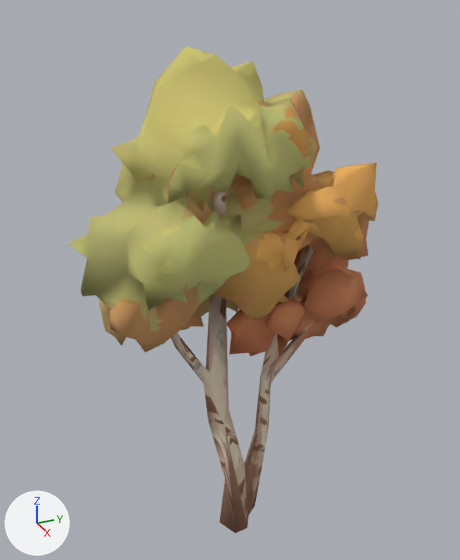
The glTF model assets/environment/vegetation/birch_b_lo.glb, before and after one commit.
The view is the same before and after, from a 50 mm lens placed at (9.21, -4.1, 9.75), pointed at (-0.13, 0.1, 5.08). The axes (+X, +Y, +Z) are drawn at lower left. The lights are the same throughout. The picture after the commit comes second. Vertices at exactly the same position are counted once.

In view in the first picture: 'birch_b'.
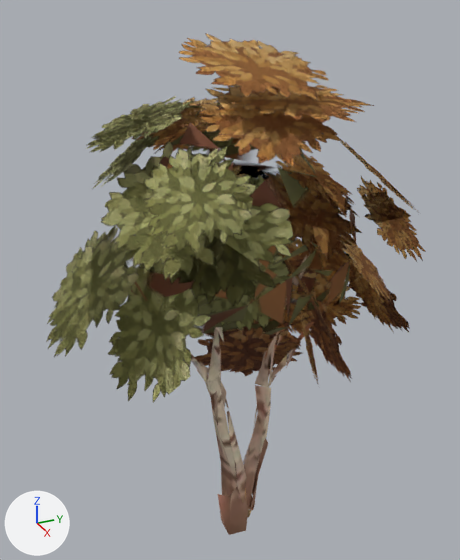
The edits, one by one:
Picture 'birch_b_lo_atlas' (img_birch_b_lo_atlas) is new.
Material 'env_birch_b_lo' (mat_env_birch_b_lo) is new.
Its texture is img_birch_b_lo_atlas (with its transparency).
Its roughness is 1.0.
me_tripo_mesh_52ebd997_4e1b_4661_9e33_fcf7bb70b682 is used by ob_birch_b; location (0.0, 0.0, 0.0).
me_tripo_mesh_52ebd997_4e1b_4661_9e33_fcf7bb70b682 had 584 vertices, 1200 faces and spanned x -1.21..1.25, y -2.7..2.62, z 0.02..9.03.
me_tripo_mesh_52ebd997_4e1b_4661_9e33_fcf7bb70b682 no longer uses material mat_env_birch_b (picture img_birch_b).
me_tripo_mesh_52ebd997_4e1b_4661_9e33_fcf7bb70b682 now has 466 vertices, 490 faces and spans x -2.78..2.73, y -3.55..3.23, z 0.01..9.26.
me_tripo_mesh_52ebd997_4e1b_4661_9e33_fcf7bb70b682 part 1: the loose piece of 573 vertices spanning x -1.21..1.25, y -2.7..2.62, z 0.02..9.03 is rebuilt with 72 vertices and now spans x -1.78..1.56, y -1.96..2.17, z 4.11..8.27, in mat_env_birch_b_lo (picture img_birch_b_lo_atlas).
me_tripo_mesh_52ebd997_4e1b_4661_9e33_fcf7bb70b682 part 2: the loose piece of 11 vertices spanning x 0.61..0.84, y 0.4..1.11, z 3.86..4.95 is deleted.
me_tripo_mesh_52ebd997_4e1b_4661_9e33_fcf7bb70b682 part 3: 394 vertices added at x -2.78..2.73, y -3.55..3.23, z 0.01..9.26.
me_tripo_mesh_52ebd997_4e1b_4661_9e33_fcf7bb70b682 gains material mat_env_birch_b_lo (picture img_birch_b_lo_atlas).

Location of each change, [x1, y1, x2, y2] in pixels of the pictures (460 x 560 px):
'birch_b', reshaped, recoloured
    before: [67, 46, 378, 533]
    after: [46, 34, 426, 535]
part 1 of me_tripo_mesh_52ebd997_4e1b_4661_9e33_fcf7bb70b682, rebuilt (25% narrower, 53% shorter)
    before: [67, 46, 378, 533]
    after: [124, 110, 357, 339]
part 2 of me_tripo_mesh_52ebd997_4e1b_4661_9e33_fcf7bb70b682, deleted (brown)
    before: [265, 297, 305, 357]
part 3 of me_tripo_mesh_52ebd997_4e1b_4661_9e33_fcf7bb70b682, added
    after: [46, 34, 426, 535]
